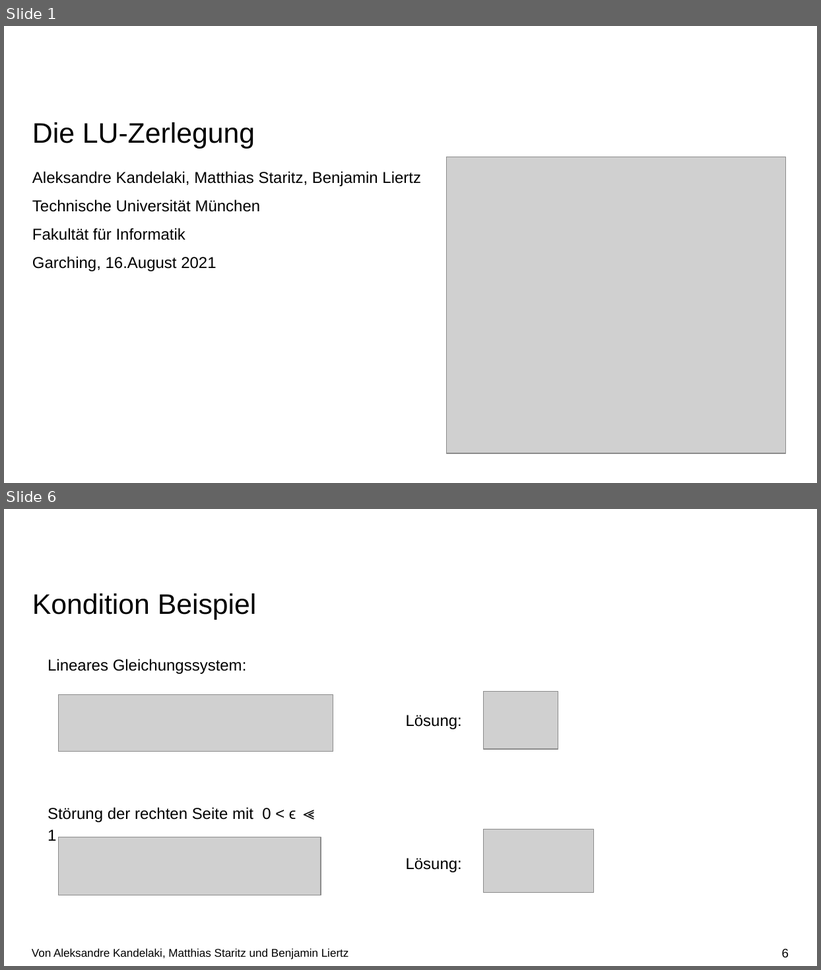
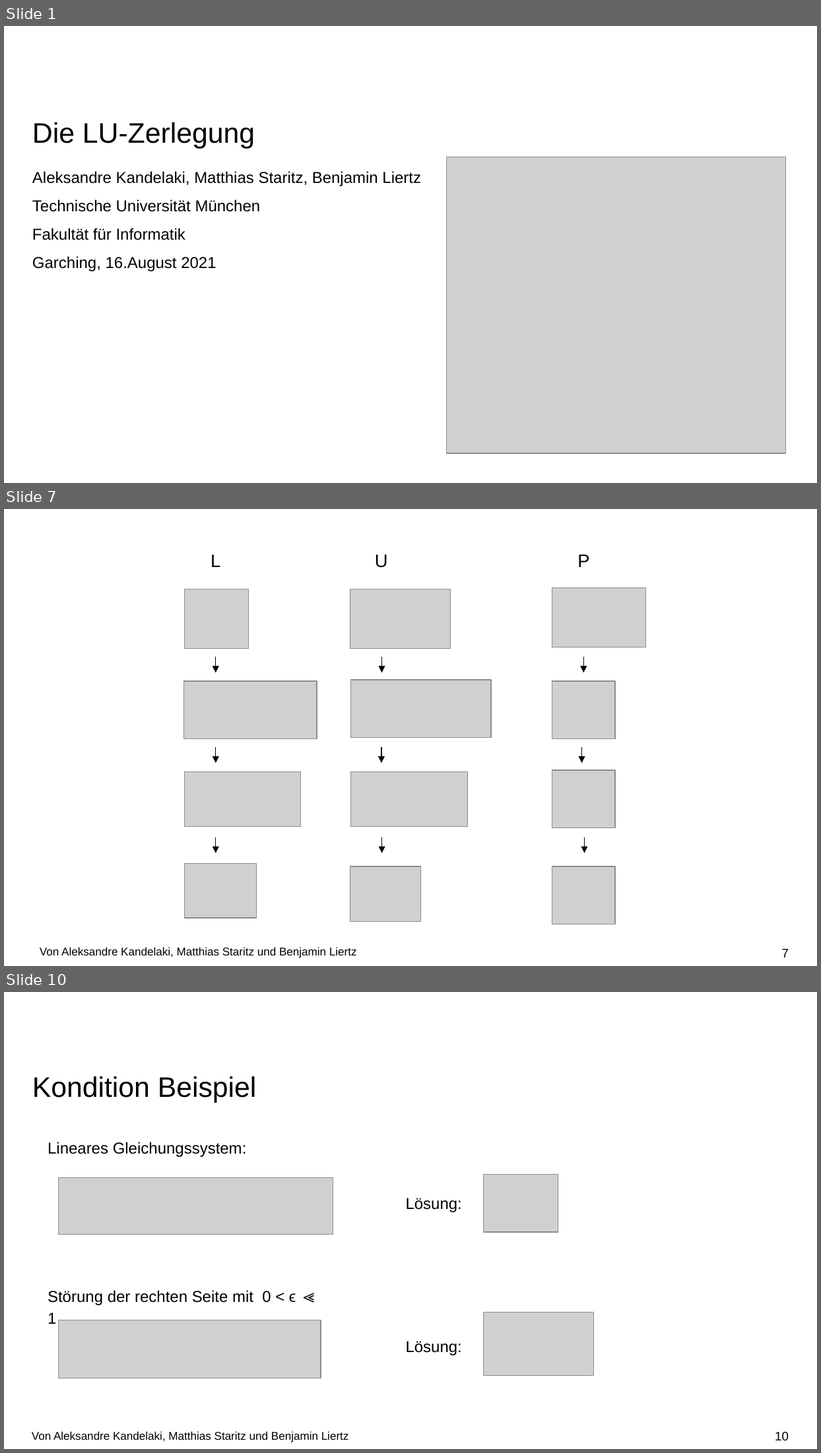
Before and after one commit to kandelak/ludecomposition, a slide deck: Vortrag/LU-Zerlegung.pptx. Shown one above the other, each under a label of ours: slides 1 and 6 before the commit, slides 1, 7 and 10 after it; the slides between them are not shown. The pictures are 821x970 and 821x1453 pixels, drawn with LibreOffice and Linux fonts; fonts in the diff are those of the drawing; grey boxes stand for pictures; background and template pictures are left out. Boxes give left, top, right and bottom in pixels: in the first picture for what was removed or moved away, otherwise in the second. Text is boxed around its words. In the diff, an @@ line names an element or a change of style, - is before the commit and + after.

```diff
--- a/Vortrag/LU-Zerlegung.pptx
+++ b/Vortrag/LU-Zerlegung.pptx
@@ slide 7 added at <box>4,509,817,966</box>, background #FFFFFF @@
@@ text added at <box>211,555,220,567</box>, 16 pt, text #000000 @@
+L
@@ text added at <box>375,555,388,568</box>, 16 pt, text #000000 @@
+U
@@ text added at <box>578,555,589,567</box>, 16 pt, text #000000 @@
+P
@@ picture added at <box>185,590,249,649</box> @@
@@ picture added at <box>350,590,451,649</box> @@
@@ picture added at <box>552,588,646,647</box> @@
@@ arrow added from (215, 657) to (215, 673), #000000 0.75 pt @@
@@ arrow added from (382, 657) to (382, 673), #000000 0.75 pt @@
@@ arrow added from (583, 657) to (583, 673), #000000 0.75 pt @@
@@ picture added at <box>184,681,316,739</box> @@
@@ picture added at <box>351,680,492,737</box> @@
@@ picture added at <box>552,681,614,739</box> @@
@@ arrow added from (215, 747) to (215, 764), #000000 0.75 pt @@
@@ arrow added from (382, 747) to (382, 764), #000000 0.75 pt @@
@@ arrow added from (582, 747) to (582, 764), #000000 0.75 pt @@
@@ picture added at <box>185,772,301,827</box> @@
@@ picture added at <box>351,772,468,827</box> @@
@@ picture added at <box>552,770,614,828</box> @@
@@ arrow added from (215, 838) to (215, 853), #000000 0.75 pt @@
@@ arrow added from (382, 838) to (382, 853), #000000 0.75 pt @@
@@ arrow added from (585, 838) to (585, 853), #000000 0.75 pt @@
@@ picture added at <box>185,863,257,918</box> @@
@@ picture added at <box>350,867,421,922</box> @@
@@ picture added at <box>552,867,614,925</box> @@
@@ text added at <box>40,947,357,958</box>, 10 pt, text #000000 @@
+Von Aleksandre Kandelaki, Matthias Staritz und Benjamin Liertz
@@ page number added at <box>782,949,789,958</box>, 11 pt, text #000000 @@
+7
@@ what was slide 6 is now slide 10 @@
@@ page number at <box>775,1432,789,1441</box>: text changed @@
-6
+10
```
Also in this commit, not shown: 4 slides changed, 3 other slides added.
